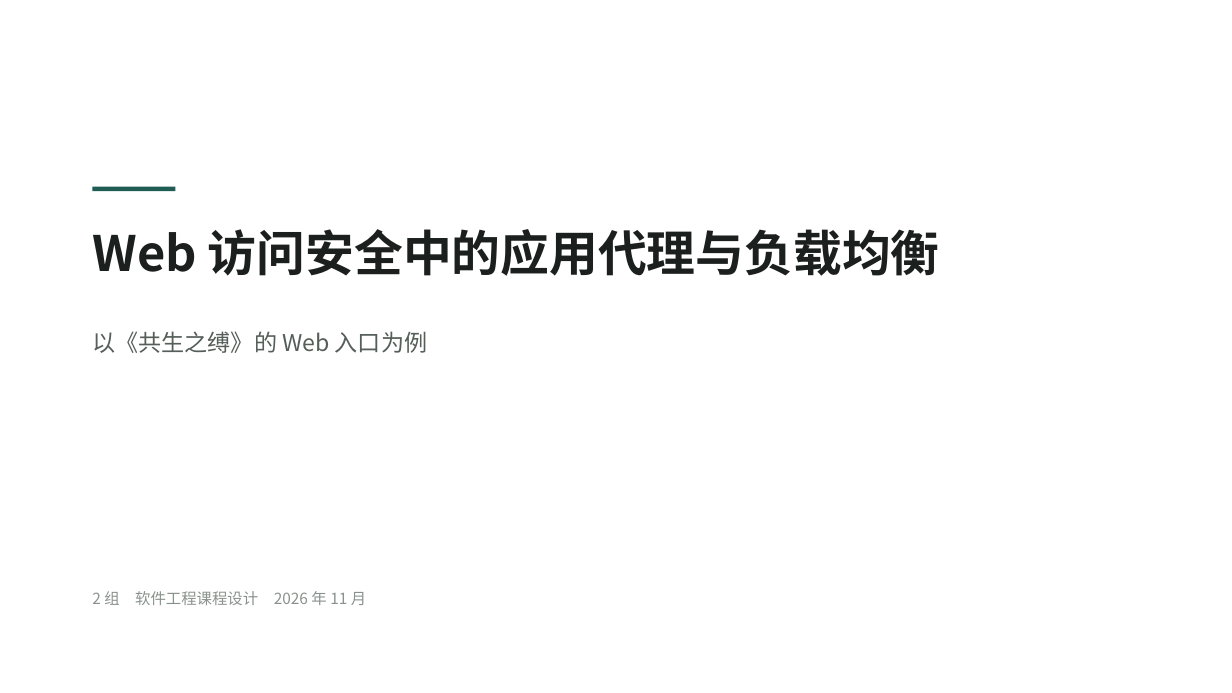
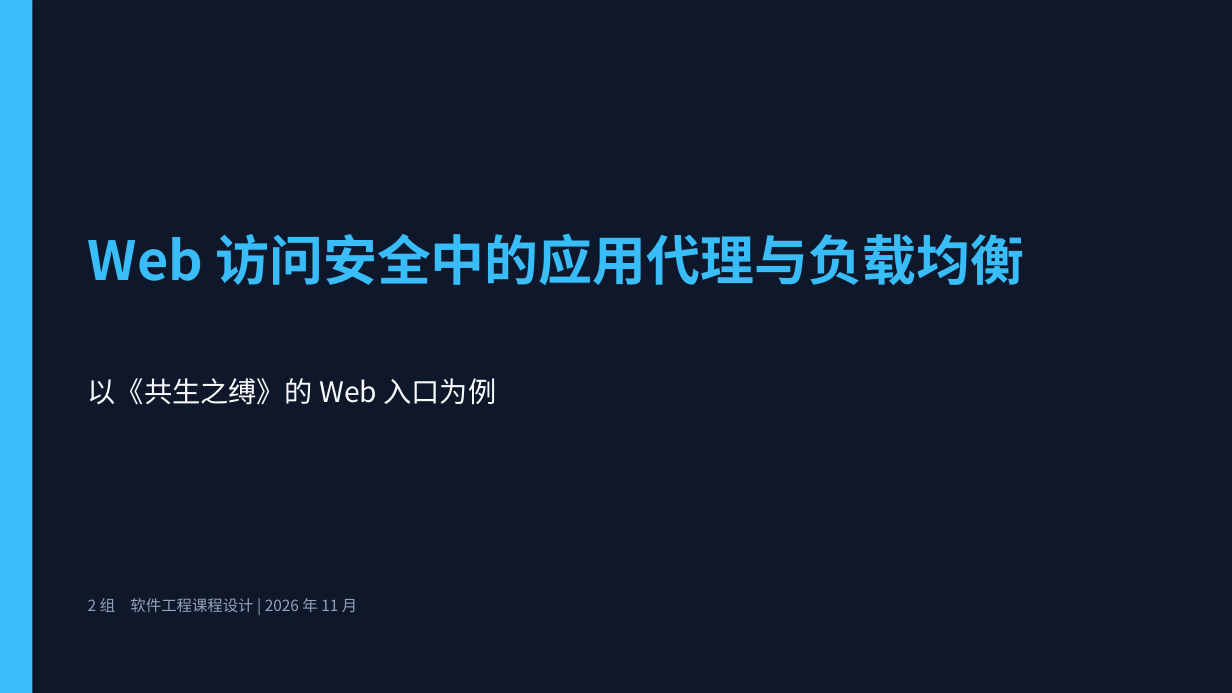
Before and after one commit to VesselPaper/symbiont, a slide deck: slide 1 of share/技术分享-应用代理与负载均衡.pptx. Drawn at 1232x693 pixels with LibreOffice and Linux fonts; fonts in the diff are those of the drawing; background and template pictures are left out. Boxes give left, top, right and bottom in pixels: in the first picture for what was removed or moved away, otherwise in the second. Text is boxed around its words. In the diff, an @@ line names an element or a change of style, - is before the commit and + after.

```diff
--- a/share/技术分享-应用代理与负载均衡.pptx
+++ b/share/技术分享-应用代理与负载均衡.pptx
@@ rectangle added at [0,0,1232,693], fill #0F172A @@
@@ rectangle added at [0,0,32,693], fill #38BDF8 @@
@@ rectangle removed at [92,187,176,191] @@
@@ text "Web 访问安全中的应用代理与负载均衡" at [88,233,1024,285]: size 38 to 42 pt, text colour #1B1F1D to #38BDF8; line spacing 1.2 to 1 @@
@@ text "以《共生之缚》的 Web 入口为例": place and size @@
-text "以《共生之缚》的 Web 入口为例" at [92,331,427,353]
+text "以《共生之缚》的 Web 入口为例" at [88,378,497,405]
@@ text "以《共生之缚》的 Web 入口为例" at [88,378,497,405]: size 18 to 22 pt, text colour #555E59 to #F8FAFC; line spacing 1.4 to 1 @@
@@ text at [88,598,357,612]: text changed; text colour #8A928D to #94A3B8 @@
-2 组 软件工程课程设计 2026 年 11 月
+2 组 软件工程课程设计 | 2026 年 11 月
```
Also in this commit, not shown: 10 other slides changed, 13 slides added, 12 slides removed, 3 other files.
